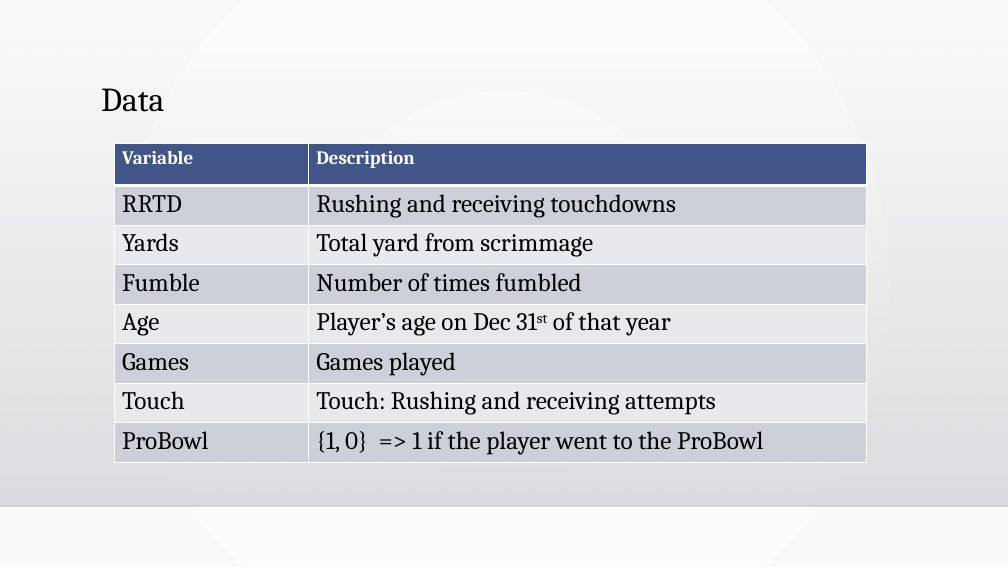
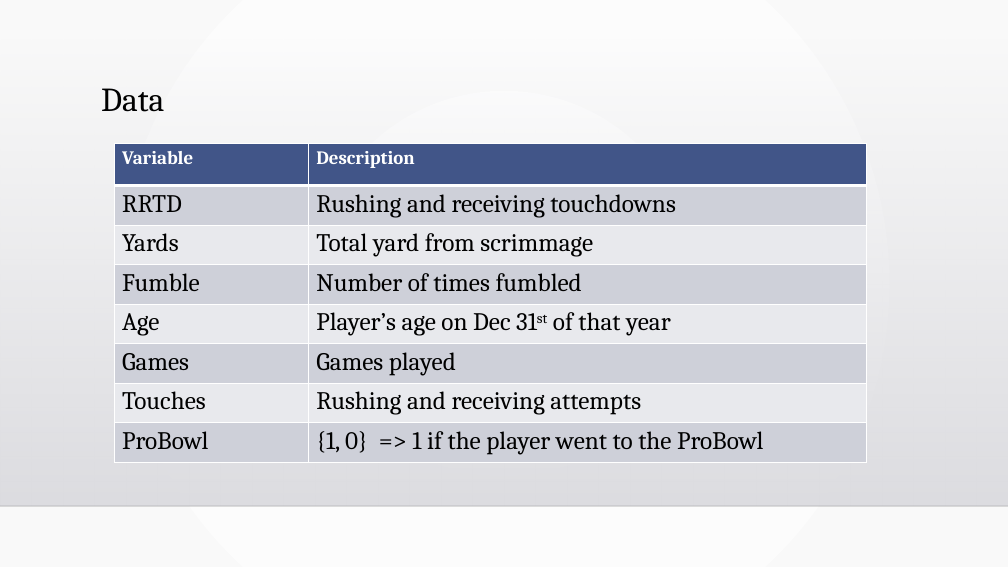
Before and after one commit to alou127/ds_projects, a slide deck: slide 6 of project_2_powepoin.pptx. Drawn at 1008x567 pixels with LibreOffice and Linux fonts; fonts in the diff are those of the drawing; background and template pictures are left out. Boxes give left, top, right and bottom in pixels: in the first picture for what was removed or moved away, otherwise in the second. Text is boxed around its words. In the diff, an @@ line names an element or a change of style, - is before the commit and + after.

```diff
--- a/project_2_powepoin.pptx
+++ b/project_2_powepoin.pptx
@@ table at bbox=[114, 144, 867, 463] @@
-row 7, column 1: Touch
+row 7, column 1: Touches
-row 7, column 2: Touch: Rushing and receiving attempts
+row 7, column 2: Rushing and receiving attempts
```
Also in this commit, not shown: 4 other slides changed, 5 slides added, 4 slides removed.
